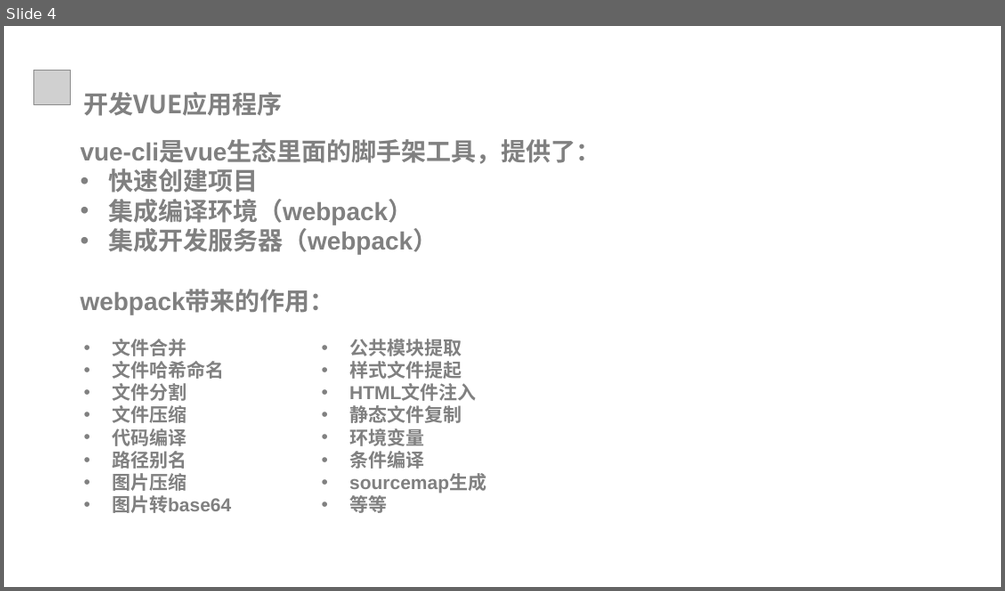
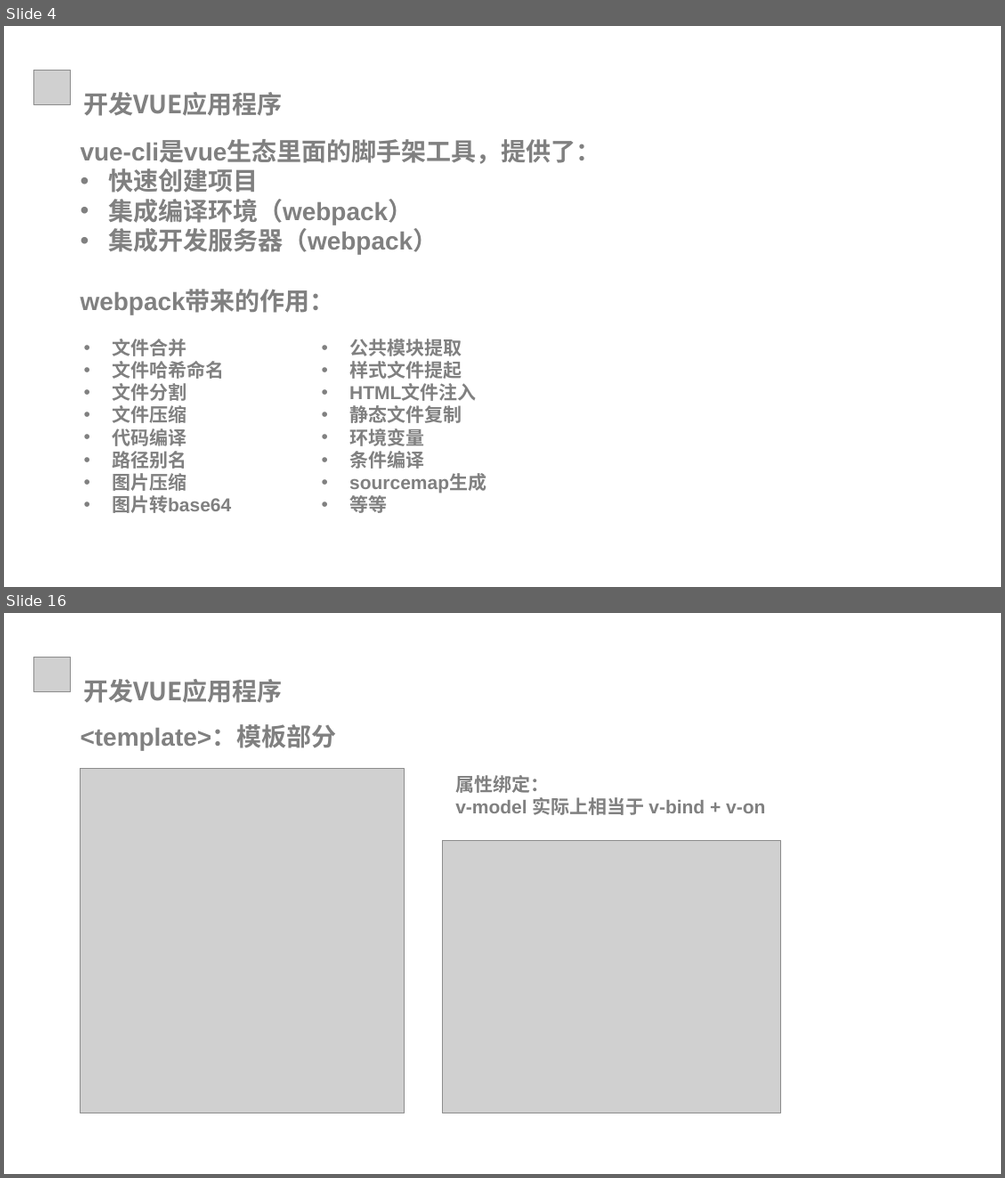
Before and after one commit to xiaozs/ppt, a slide deck: 3.开发VUE应用程序.pptx. Shown one above the other, each under a label of ours: slide 4 before the commit, slides 4 and 16 after it; the slides between them are not shown. The pictures are 1005x591 and 1005x1178 pixels, drawn with LibreOffice and Linux fonts; fonts in the diff are those of the drawing; grey boxes stand for pictures; background and template pictures are left out. Boxes give left, top, right and bottom in pixels: in the first picture for what was removed or moved away, otherwise in the second. Text is boxed around its words. In the diff, an @@ line names an element or a change of style, - is before the commit and + after.

```diff
--- a/3.开发VUE应用程序.pptx
+++ b/3.开发VUE应用程序.pptx
@@ slide 16 added at (4,613,1001,1174), background #FFFFFF @@
@@ picture added at (34,657,71,692) @@
@@ text added at (84,679,283,703), 24 pt, text #808080, bold @@
+开发VUE应用程序
@@ text added at (81,727,337,751), 24 pt, text #808080, bold @@
+<template>：模板部分
@@ picture added at (81,769,404,1112) @@
@@ text added at (455,775,765,815), 18 pt, text #808080, bold @@
+属性绑定：
+v-model 实际上相当于 v-bind + v-on
@@ picture added at (442,840,781,1112) @@
```
Also in this commit, not shown: 3 slides changed, 15 other slides added, 37 other files.
